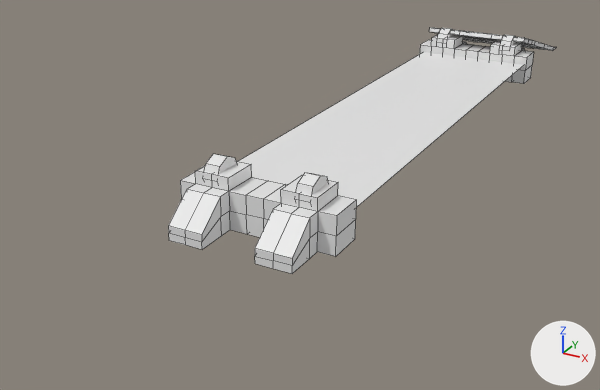
Renders of the FBX model Assets/Art/Models/Environment Models/Level 2/Ground/Environment2_Ground_Bridge.fbx from each side of a commit.
The view is the same before and after, from a 50 mm camera at (18.6, -46.4, 16.0) aimed at (-4.2, -4.8, -4.8). Arrows for +X, +Y and +Z are at lower right; the lights stay in place. Mesh edges are drawn as thin lines. Materials are left out; every surface is plain grey. Where no turn or scale is listed for an object, it has been applied to the vertices.

The first picture shows 'Bridge', 'Bridge Ramp', 'BridgeEnd', 'BridgeEnd.001'.
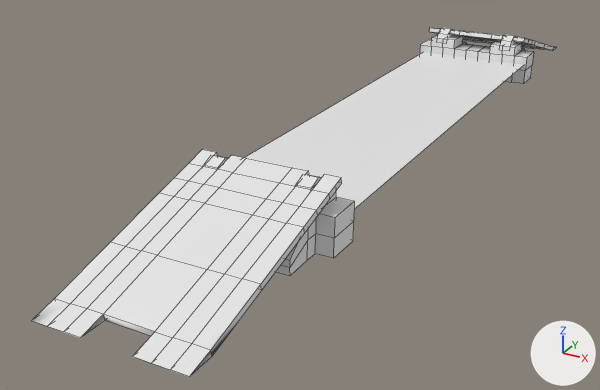
Scene script edits in JSON lines:
```json
{"block": "me_cube_060", "where": "# used by ob_bridgeend_001; location = (-0.06, -15.72, -0.43)"}
{"op": "remove", "block": "me_cube_060", "code": "me_cube_060.from_pydata(...)  # 136 vertices, 122 faces; spans x -4.21..4.21, y -3.31..1.0, z -1.0..2.27"}
{"op": "add", "block": "me_cube_060", "code": "me_cube_060.from_pydata(...)  # 120 vertices, 101 faces; spans x -4.21..4.21, y -3.31..1.0, z -1.0..2.27"}
{"block": "me_cube_060", "change": "me_cube_060 part 1"}
{"block": "me_cube_060", "change": "16 vertices are removed from x -2.88..2.89, y -1.74..0.63, z -1.0..0.67"}
{"block": "me_cube_060", "change": "29 faces are deleted"}
{"block": "me_cube_060", "change": "8 new faces join them"}
{"op": "add", "block": "me_cube_007", "code": ["me_cube_007 = bpy.data.meshes.new('Cube.007')", "me_cube_007.from_pydata(...)  # 104 vertices, 104 faces; spans x -3.74..3.74, y -6.57..5.26, z -1.6..1.6"]}
{"op": "set", "path": "ob_bridgeend_001.location", "old": "(-0.06, -15.72, -0.43)", "new": "(-0.06, -15.92, -0.43)"}
{"op": "add", "block": "ob_bridge_ramp_001", "code": ["ob_bridge_ramp_001 = bpy.data.objects.new('Bridge Ramp.001', me_cube_007)", "ob_bridge_ramp_001.location = (0.0, -20.69, 0.25)"]}
```

Where the change shows, as pixel boxes (x1, y1, x2, y2) in the pictures (600 x 390 px):
```json
{"object": "Bridge Ramp.001", "change": "added", "after": [31, 149, 342, 377]}
{"object": "BridgeEnd.001", "change": "reshaped, moved", "before": [168, 154, 356, 274], "after": [203, 155, 354, 276]}
{"part": 1, "of": "me_cube_060", "change": "cut back", "before": [219, 157, 328, 194], "after": [217, 158, 321, 190]}
```
